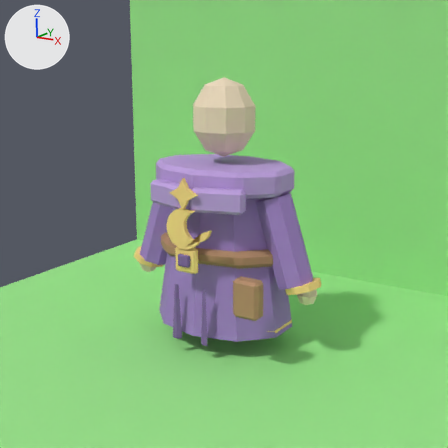
Two versions of the Blender file assets/wizard_clothing_v1/wizard_robe/source.blend, one commit apart.
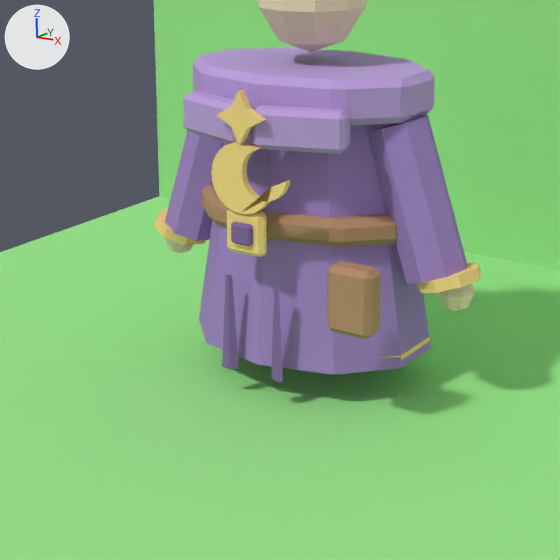
Each version is shown from the file's camera 'Camera', then close up on the part from 10% to 82% of the width and 28% to 100% of the height. The lights are fixed; the arrows at upper left show +X, +Y and +Z. The last two pictures show the newer version.

Names of what the first close-up shows: 'dark inner front robe split left', 'dark inner front robe split right', 'flat chroma background wall', 'flat chroma base plane', 'front collar left flap', 'front collar right flap', 'left chunky short sleeve', 'left simple hand placeholder', 'right chunky short sleeve', 'right simple hand placeholder', 'simple gold lower robe trim', 'simple gold moon charm on robe', 'simple warm cream round head placeholder', 'small brown side pouch', 'soft trapezoid purple robe body', 'thick cozy shoulder collar', 'warm leather belt around robe' and 5 more.
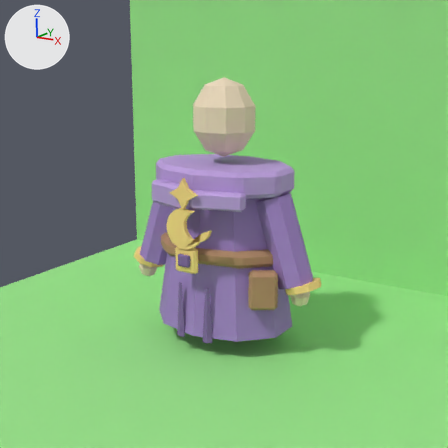
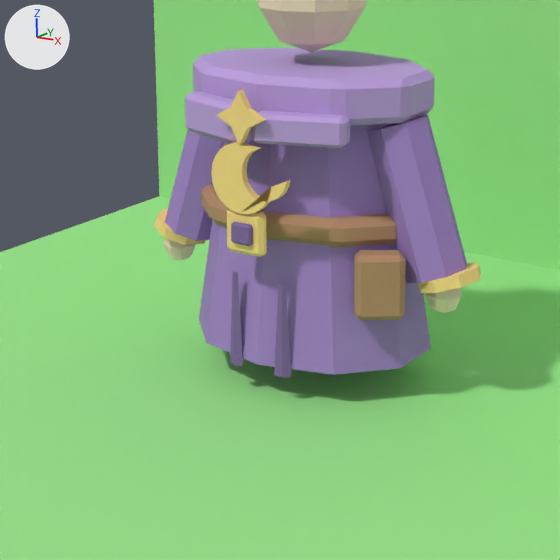
Changed parts and their boxes (x1, y1, x2, y2) in the close-ups (560 x 560 px):
'small brown side pouch', moved, turned: before (327, 261, 380, 339); after (354, 250, 406, 320)
'front collar right flap', rescaled (24% shorter): before (251, 105, 350, 154); after (251, 111, 350, 148)
'front collar left flap', rescaled: before (183, 91, 253, 144); after (185, 91, 252, 144)
'dark inner front robe split left', moved, turned: before (222, 274, 239, 369); after (230, 271, 243, 366)
'dark inner front robe split right', moved, turned: before (271, 284, 283, 382); after (274, 281, 291, 378)
'right simple hand placeholder', deleted: before (438, 283, 474, 311)
'left simple hand placeholder.001', added: after (426, 288, 462, 313)
'left simple hand placeholder', moved: before (164, 238, 193, 254); after (163, 238, 196, 261)
'simple gold lower robe trim', deleted: before (200, 309, 430, 360)

Diff of the bpy script that builds the scene:
```diff
--- a/assets/wizard_clothing_v1/wizard_robe/source.blend.py
+++ b/assets/wizard_clothing_v1/wizard_robe/source.blend.py
@@ ob_dark_inner_front_robe_split_left @@
 ob_dark_inner_front_robe_split_left = bpy.data.objects.new('dark inner front robe split left', me_cone_001)
-ob_dark_inner_front_robe_split_left.location = (-0.13, -0.49, 0.32)
-ob_dark_inner_front_robe_split_left.rotation_euler = (0.0, 0.0, 0.279)  # degrees (0, 0, 16)
+ob_dark_inner_front_robe_split_left.location = (-0.13, -0.442, 0.32)
+ob_dark_inner_front_robe_split_left.rotation_euler = (0.0, 0.0, -0.0964)  # degrees (0, 0, -5.5)
@@ ob_dark_inner_front_robe_split_right @@
 ob_dark_inner_front_robe_split_right = bpy.data.objects.new('dark inner front robe split right', me_cone_002)
-ob_dark_inner_front_robe_split_right.location = (0.13, -0.49, 0.32)
-ob_dark_inner_front_robe_split_right.rotation_euler = (0.0, 0.0, -0.279)  # degrees (0, 0, -16)
+ob_dark_inner_front_robe_split_right.location = (0.128, -0.442, 0.32)
+ob_dark_inner_front_robe_split_right.rotation_euler = (0.0, 0.0, 0.32)  # degrees (0, 0, 18)
@@ ob_front_collar_left_flap @@
 ob_front_collar_left_flap.rotation_euler = (0.0, 0.0, -0.314)  # degrees (0, 0, -18)
+ob_front_collar_left_flap.scale = (0.987, 0.864, 1.0)
 _m = ob_front_collar_left_flap.modifiers.new('tiny rounded toy bevel', 'BEVEL')
@@ ob_front_collar_right_flap @@
 ob_front_collar_right_flap.rotation_euler = (0.0, 0.0, 0.314)  # degrees (0, 0, 18)
+ob_front_collar_right_flap.scale = (1.0, 1.0, 0.722)
 _m = ob_front_collar_right_flap.modifiers.new('tiny rounded toy bevel', 'BEVEL')
@@ ob_left_simple_hand_placeholder @@
 ob_left_simple_hand_placeholder = bpy.data.objects.new('left simple hand placeholder', me_sphere_001)
-ob_left_simple_hand_placeholder.location = (-0.78, -0.02, 0.5)
+ob_left_simple_hand_placeholder.location = (-0.768, -0.04, 0.469)
@@ ob_right_simple_hand_placeholder @@
-ob_right_simple_hand_placeholder = bpy.data.objects.new('right simple hand placeholder', me_sphere_002)
-ob_right_simple_hand_placeholder.location = (0.78, -0.02, 0.5)
@@ ob_simple_gold_lower_robe_trim @@
-ob_simple_gold_lower_robe_trim = bpy.data.objects.new('simple gold lower robe trim', me_cylinder_007)
-ob_simple_gold_lower_robe_trim.location = (0.0, 0.0, 0.16)
@@ ob_small_brown_side_pouch @@
 ob_small_brown_side_pouch = bpy.data.objects.new('small brown side pouch', me_cube_007)
-ob_small_brown_side_pouch.location = (0.52, -0.48, 0.55)
+ob_small_brown_side_pouch.location = (0.52, -0.256, 0.55)
+ob_small_brown_side_pouch.rotation_euler = (0.0, 0.0, 0.584)  # degrees (0, 0, 33)
 _m = ob_small_brown_side_pouch.modifiers.new('tiny rounded toy bevel', 'BEVEL')
@@ ob_left_simple_hand_placeholder_001 @@
+ob_left_simple_hand_placeholder_001 = bpy.data.objects.new('left simple hand placeholder.001', me_sphere_001.copy())  # the mesh of ob_left_simple_hand_placeholder
+ob_left_simple_hand_placeholder_001.location = (0.725, -0.031, 0.484)
```
